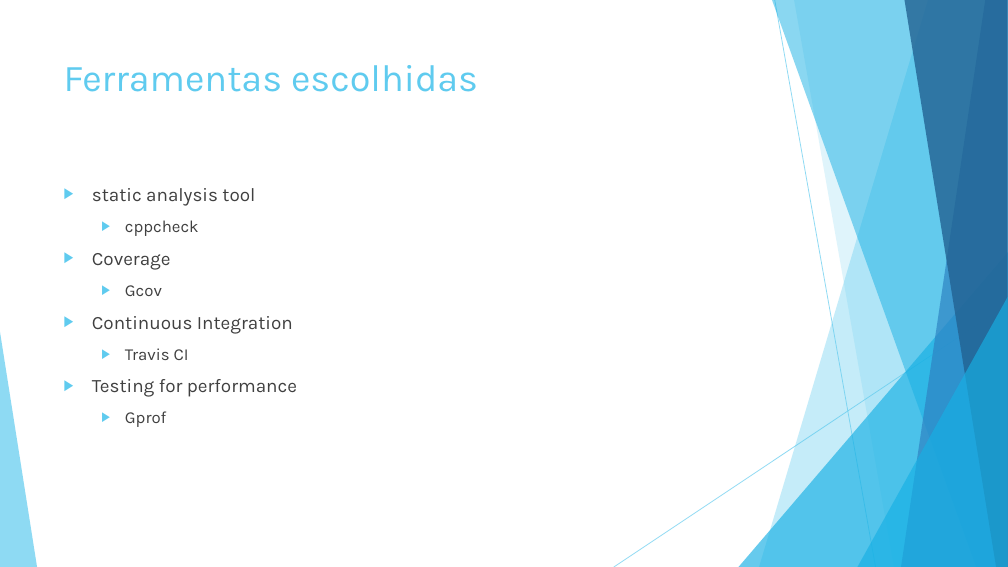
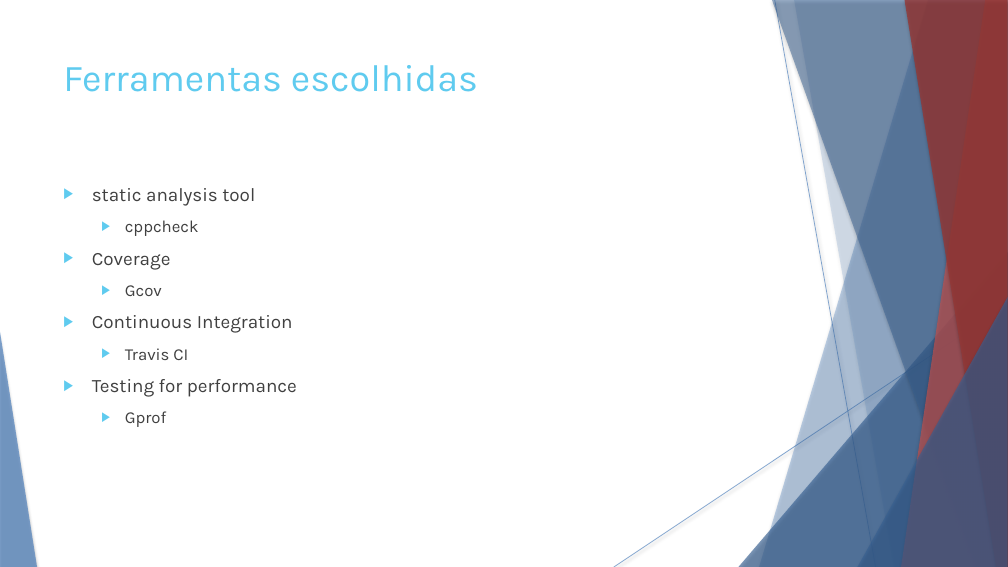
Before and after one commit to LuisFelipe96/hf-risc-st, a slide deck: slide 2 of Trabalho2.pptx (slide 3 before the commit). Drawn at 1008x567 pixels with LibreOffice and Linux fonts; fonts in the diff are those of the drawing. Boxes give left, top, right and bottom in pixels: in the first picture for what was removed or moved away, otherwise in the second. Text is boxed around its words. In the diff, an @@ line names an element or a change of style, - is before the commit and + after.

```diff
--- a/Trabalho2.pptx
+++ b/Trabalho2.pptx
@@ freeform shape at (x1=759, y1=0, x2=1008, y2=567): fill #5FCBEF at 36% opacity to #4F81BD at 36% opacity; shadow on @@
@@ freeform shape at (x1=772, y1=0, x2=1008, y2=567): fill #17B0E4 at 50% opacity to #376092 at 50% opacity; shadow on @@
@@ line (775, 0) - (876, 567): stroke #5FCBEF 0.75 pt to #4F81BD 0.74 pt @@
@@ freeform shape at (x1=794, y1=0, x2=1008, y2=567): fill #5FCBEF at 20% opacity to #4F81BD at 20% opacity; shadow on; outline redrawn @@
@@ freeform shape at (x1=901, y1=0, x2=1008, y2=567): fill #2E83C3 at 70% opacity to #C0504D at 70% opacity; shadow on @@
@@ freeform shape at (x1=904, y1=0, x2=1008, y2=567): fill #226292 at 80% opacity to #953735 at 80% opacity; shadow on @@
@@ text at (x1=92, y1=188, x2=297, y2=397): indent changed @@
@@ triangle at (x1=739, y1=252, x2=1008, y2=567): fill #17B0E4 at 66% opacity to #376092 at 66% opacity; shadow on @@
@@ triangle at (x1=858, y1=297, x2=1008, y2=567): fill #17B0E4 at 66% opacity to #376092 at 66% opacity; shadow on @@
@@ line (1008, 305) - (614, 567): stroke #5FCBEF 0.75 pt to #4F81BD 0.74 pt @@
@@ triangle at (x1=0, y1=332, x2=37, y2=567): fill #5FCBEF at 70% opacity to #4F81BD at 70% opacity; shadow on @@
```
Also in this commit, not shown: 6 other slides changed, 2 slides added, 1 slide removed.
